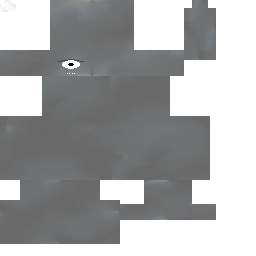
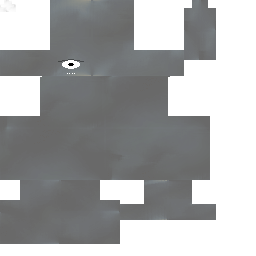
Layer changes from the first 256×256 image to the second:
painted on "Body" over left=40, top=77, right=170, bottom=116
